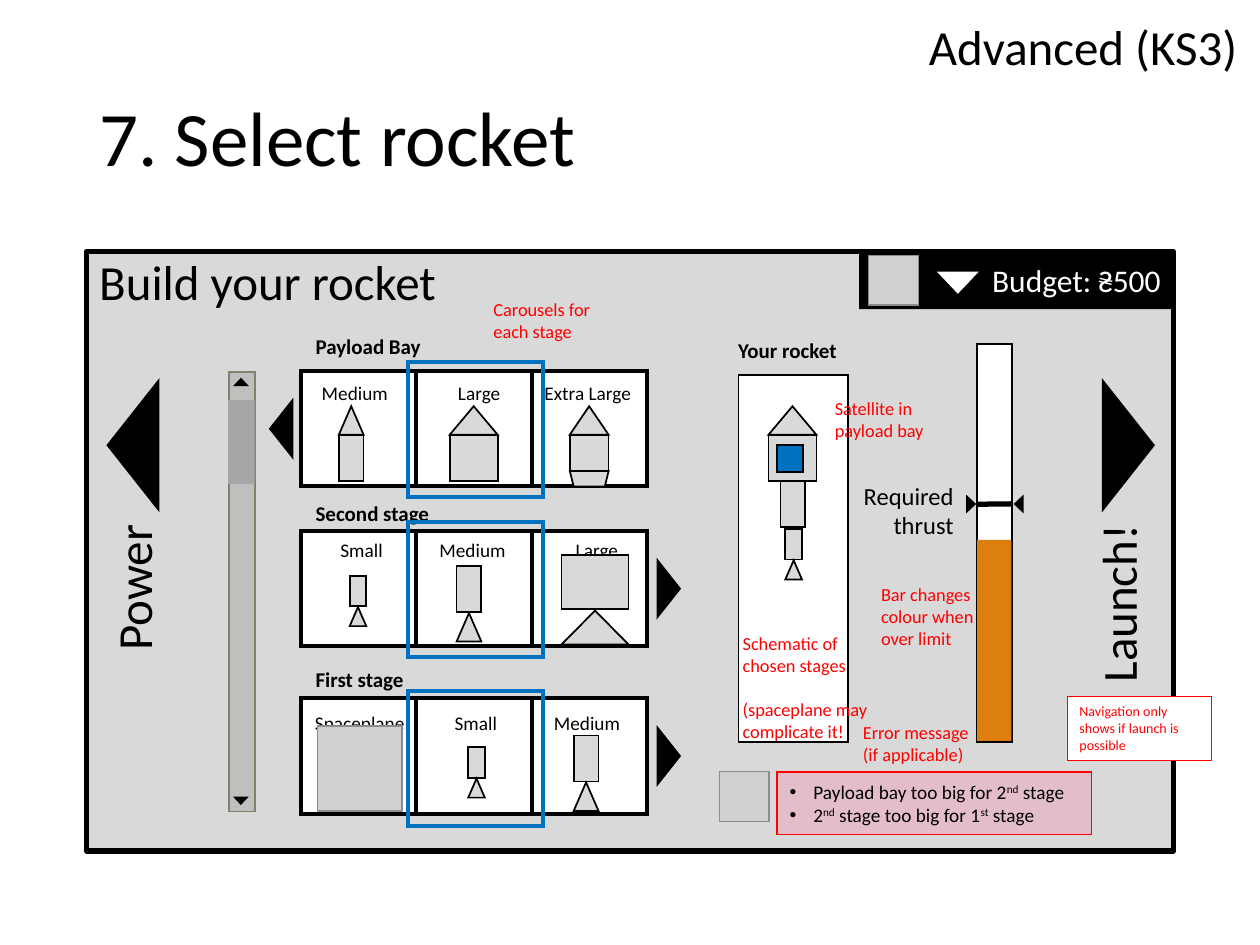
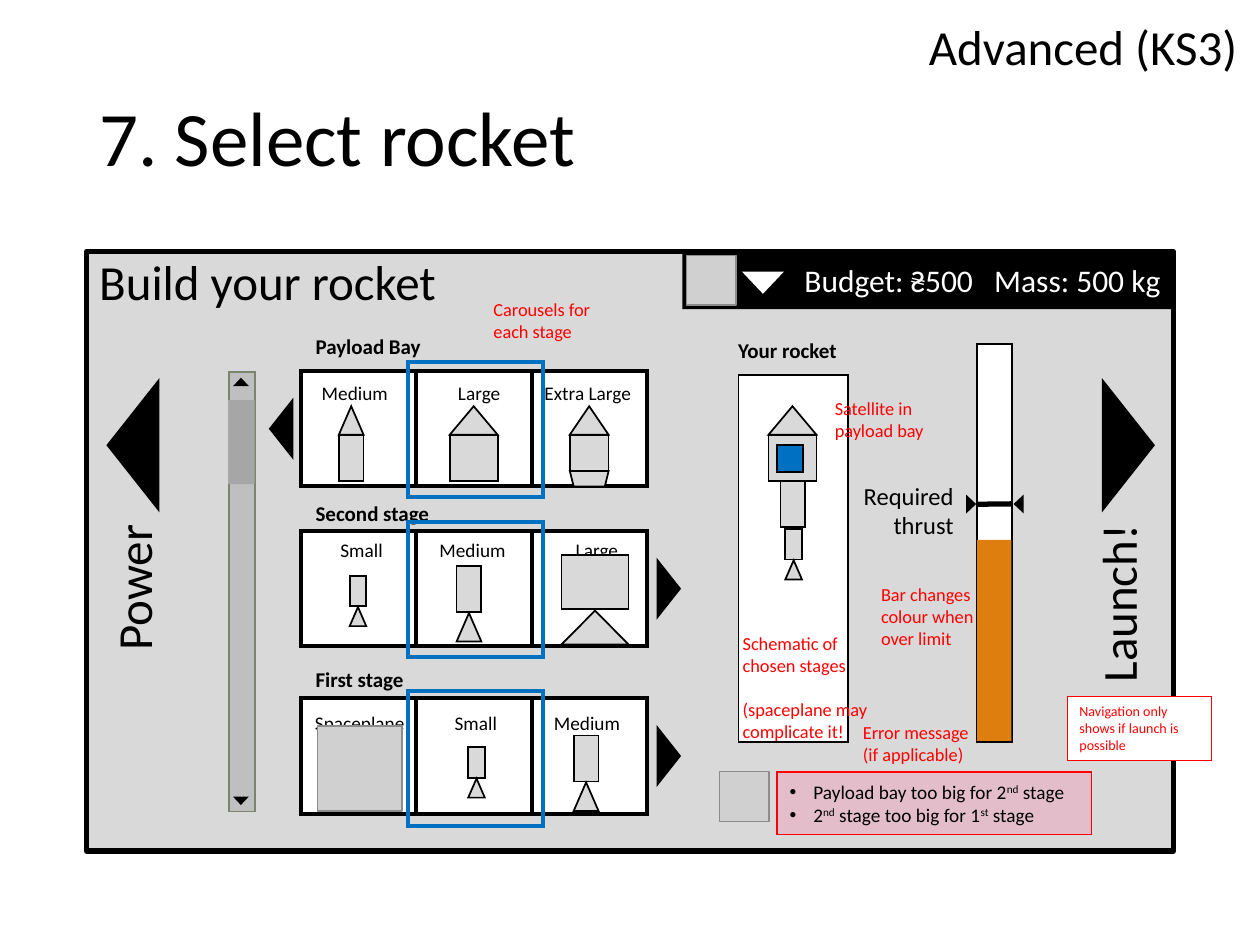
Before and after one commit to chrisnorth/classroom-rocket-scientist, a slide deck: slide 10 of outline_advanced.pptx. Drawn at 1260x945 pixels with LibreOffice and Linux fonts; fonts in the diff are those of the drawing; grey boxes stand for pictures. Boxes give left, top, right and bottom in pixels: in the first picture for what was removed or moved away, otherwise in the second. Text is boxed around its words. In the diff, an @@ line names an element or a change of style, - is before the commit and + after.

```diff
--- a/outline_advanced.pptx
+++ b/outline_advanced.pptx
@@ rectangle "Budget: ₴500 Mass: 500 kg": place and size @@
-rectangle "Budget: ₴500 Mass: 500 kg" at [859,252,1173,310]
+rectangle "Budget: ₴500 Mass: 500 kg" at [683,252,1174,310]
@@ picture: place and size @@
-picture at [869,256,919,305]
+picture at [687,256,736,305]
@@ triangle: place and size @@
-triangle at [939,272,976,292]
+triangle at [743,272,781,292]
@@ text in rectangle at [804,270,1160,298]: text changed @@
-Budget: ₴500
+Budget: ₴500 Mass: 500 kg
```
Also in this commit, not shown: 2 other slides changed, 3 other files.
